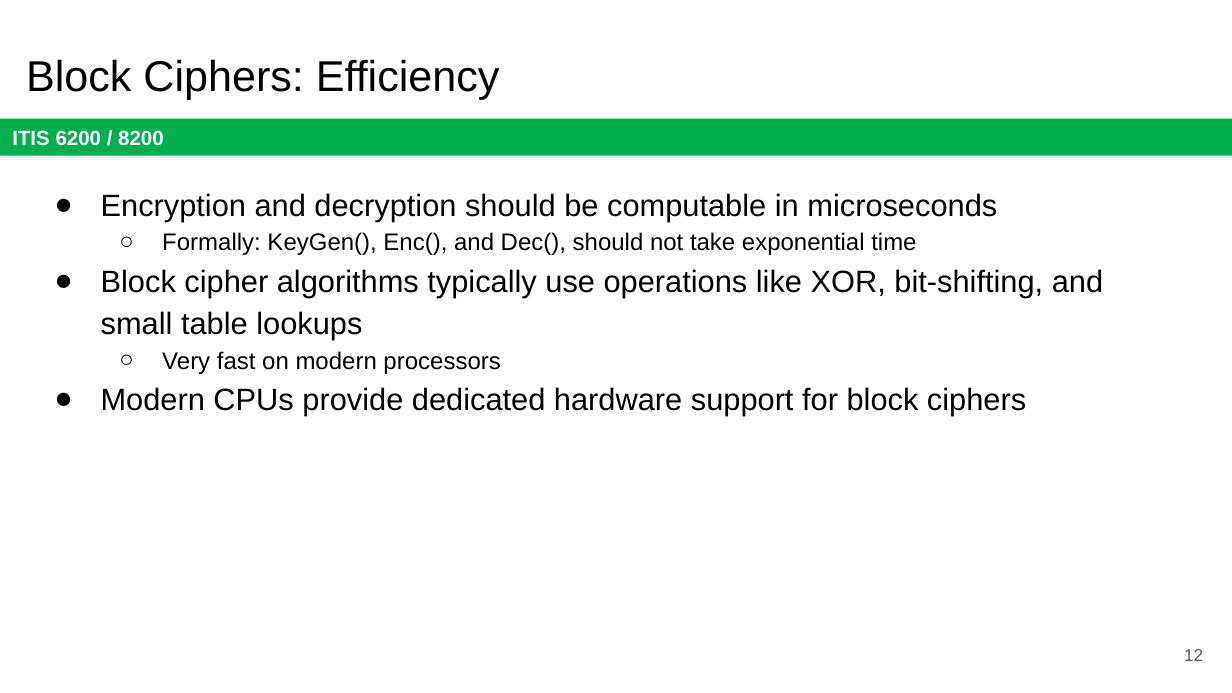
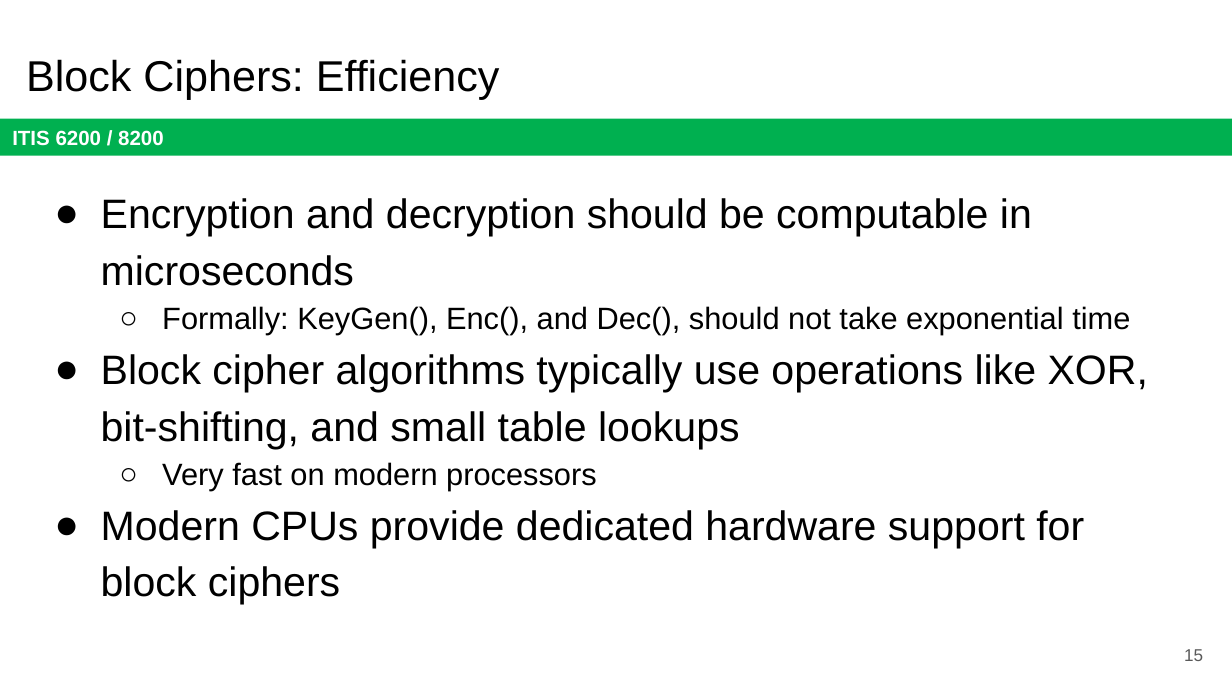
Before and after one commit to jx5c/github.io, a slide deck: slide 15 of teaching/ITIS6200/2023fa/lectures/lec03.pptx (slide 12 before the commit). Drawn at 1232x693 pixels with LibreOffice and Linux fonts; fonts in the diff are those of the drawing. Boxes give left, top, right and bottom in pixels: in the first picture for what was removed or moved away, otherwise in the second. Text is boxed around its words. In the diff, an @@ line names an element or a change of style, - is before the commit and + after.

```diff
--- a/teaching/ITIS6200/2023fa/lectures/lec03.pptx
+++ b/teaching/ITIS6200/2023fa/lectures/lec03.pptx
@@ text "Encryption and decryption should be ..." at [101,198,1148,605]: size 18 to 24 pt in "Encryption and decryption should be computable in ...", "Block cipher algorithms typically use operations like ...", "Modern CPUs provide dedicated hardware support for ..."; size 14 to 18 pt in "Formally: KeyGen(), Enc(), and Dec(), should not ...", "Very fast on modern processors" @@
@@ page number at [1184,649,1203,661]: text changed @@
-12
+15
```
Also in this commit, not shown: 7 other slides changed, 6 slides added, 2 slides removed, 1 other file.
